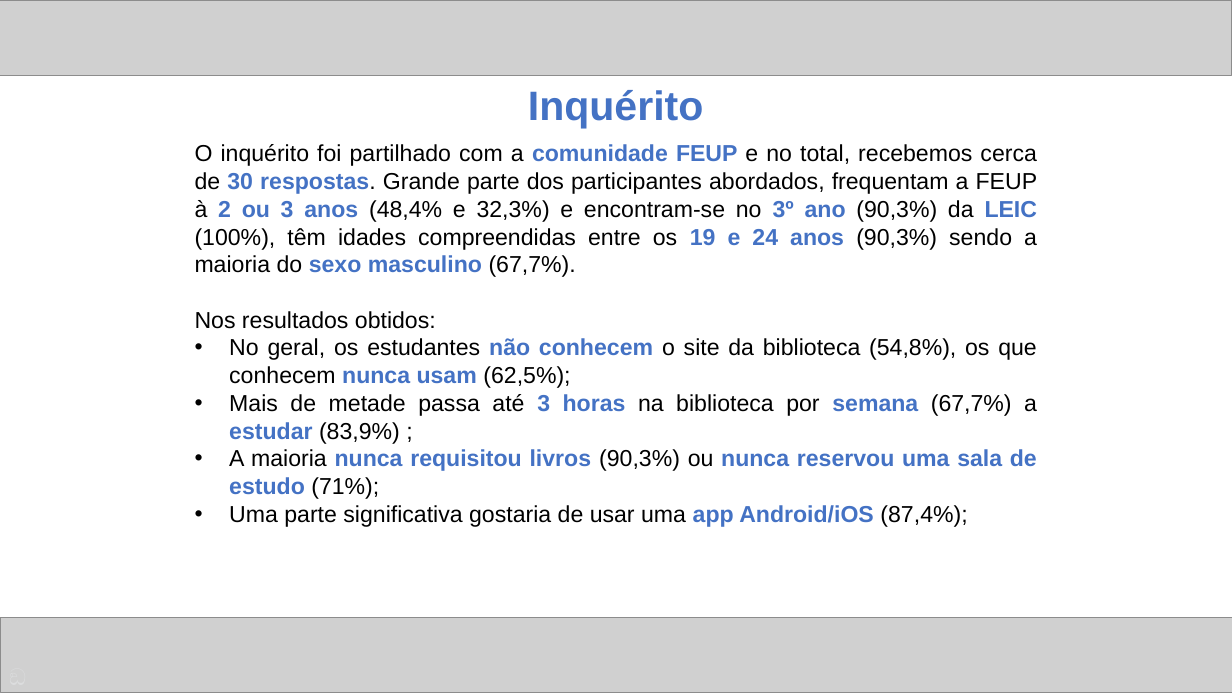
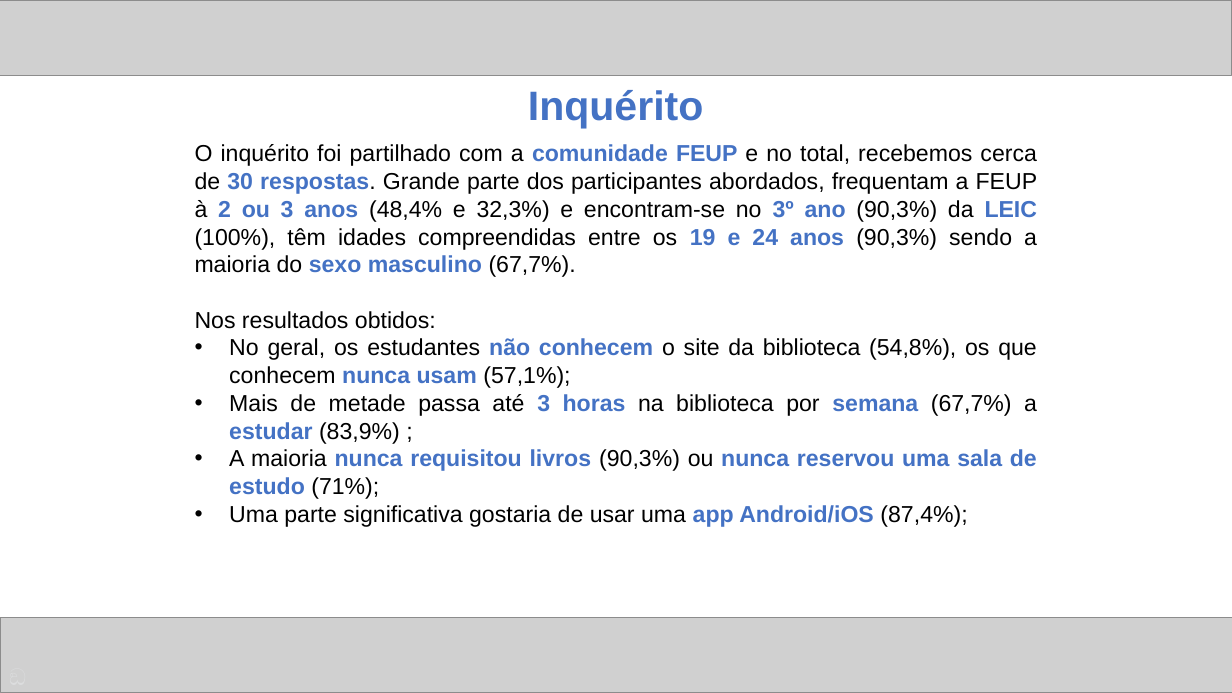
Before and after one commit to ICWeiner/FEUP-IPC, a slide deck: slide 4 of phase1/ipc.pptx. Drawn at 1232x693 pixels with LibreOffice and Linux fonts; fonts in the diff are those of the drawing; grey boxes stand for pictures. Boxes give left, top, right and bottom in pixels: in the first picture for what was removed or moved away, otherwise in the second. Text is boxed around its words. In the diff, an @@ line names an element or a change of style, - is before the commit and + after.

```diff
--- a/phase1/ipc.pptx
+++ b/phase1/ipc.pptx
@@ text at (x1=229, y1=338, x2=1037, y2=388): text changed @@
-• No geral, os estudantes não conhecem o site da biblioteca (54,8%), os que conhecem nunca usam (62,5%);
+• No geral, os estudantes não conhecem o site da biblioteca (54,8%), os que conhecem nunca usam (57,1%);
```
Also in this commit, not shown: 6 other slides changed.
